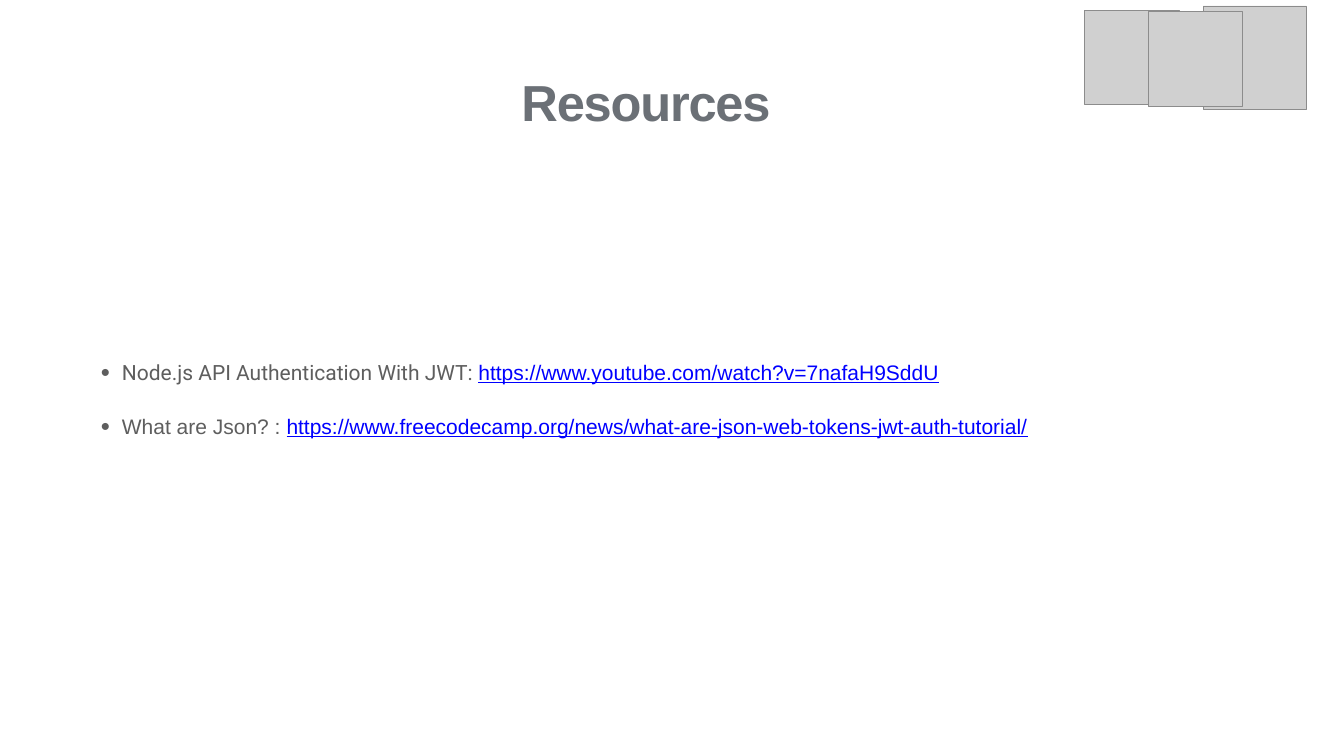
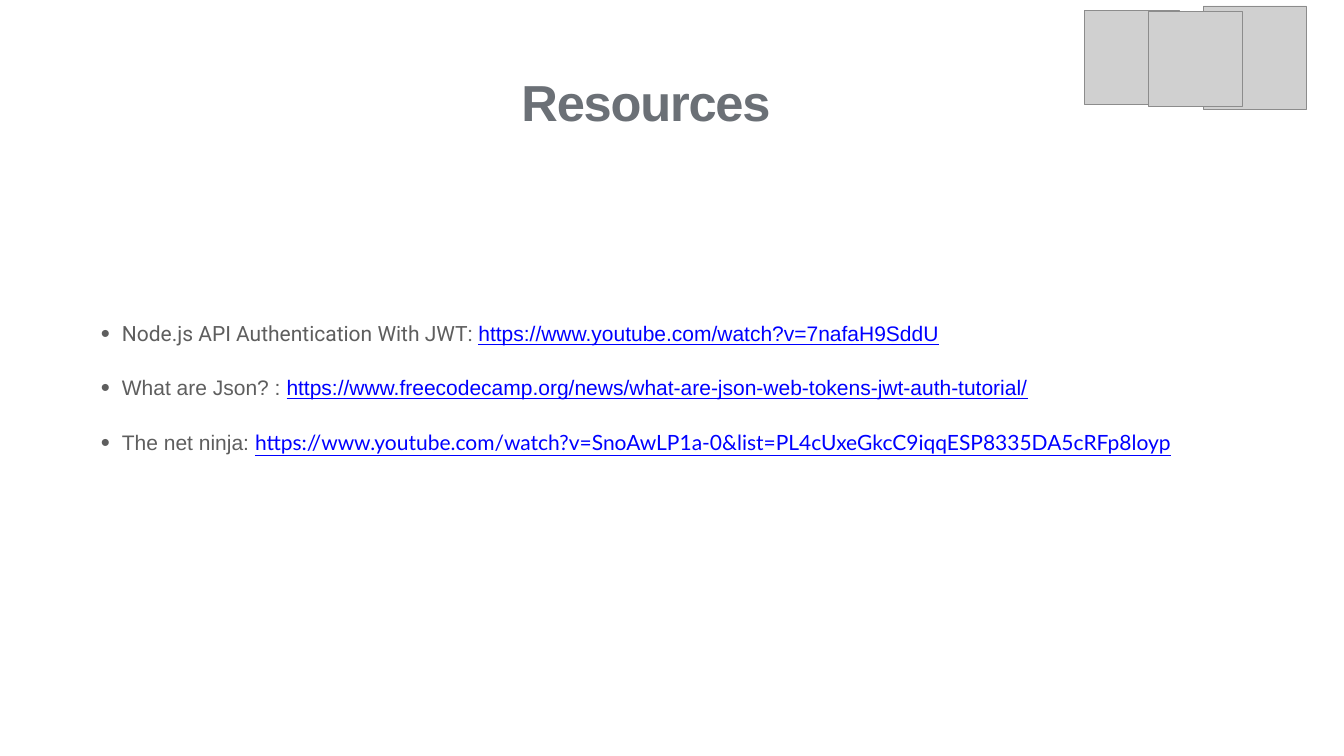
Before and after one commit to JS-RUH-1/W08D05-JWT, a slide deck: slide 11 of JWT.pptx. Drawn at 1344x756 pixels with LibreOffice and Linux fonts; fonts in the diff are those of the drawing; grey boxes stand for pictures; background and template pictures are left out. Boxes give left, top, right and bottom in pixels: in the first picture for what was removed or moved away, otherwise in the second. Text is boxed around its words. In the diff, an @@ line names an element or a change of style, - is before the commit and + after.

Commit message:
add slides

```diff
--- a/JWT.pptx
+++ b/JWT.pptx
@@ text at bbox=[122, 434, 1171, 454]: paragraph added @@
+• The net ninja: https://www.youtube.com/watch?v=SnoAwLP1a-0&list=PL4cUxeGkcC9iqqESP8335DA5cRFp8loyp
```
Also in this commit, not shown: 1 other file.
